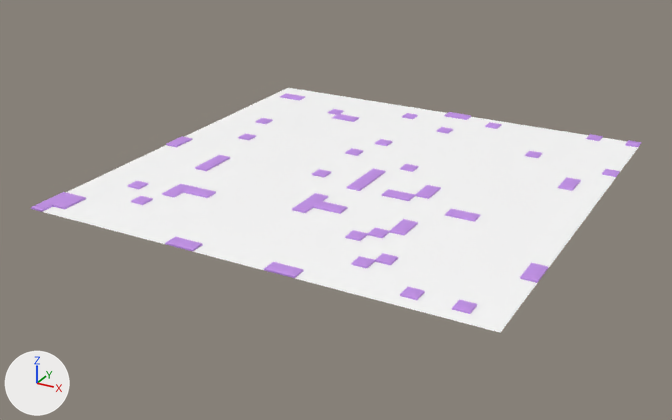
Renders of the glTF model client/asset/wrap/wrap.glb from each side of a commit.
Both versions are drawn from a camera (50 mm lens) standing at (1321.0, -2585.0, 1138.0) and looking at (-53.0, -87.0, -111.0). Arrows for +X, +Y and +Z are at lower left; the lights stay in place. Objects named as collision shapes, trigger or cutter boxes, shadow casters or lower levels of detail are left out. Where no turn or scale is listed for an object, it has been applied to the vertices.

Names of what the first picture shows: 'buildings', 'gnd'.
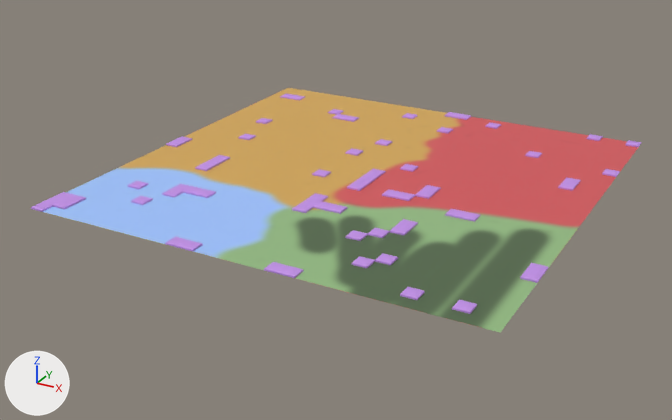
What differs and where, as boxes (x1, y1, x2, y2) in the pictures (672 x 420 px):
'gnd', surface changed: (43, 88, 638, 333) in both

Patch to the scene script:
```diff
--- a/client/asset/wrap/wrap.glb.py
+++ b/client/asset/wrap/wrap.glb.py
@@ img_gnd_dif @@
+img_gnd_dif = load_image('gnd_dif', '_unpacked/gnd_dif', 4096, 4096, 'sRGB')
@@ mat_gnd @@
 mat_gnd = principled_material('gnd')
-mat_gnd.base_color = (1.0, 1.0, 1.0)  # white #ffffff
+mat_gnd.texture = img_gnd_dif
 mat_gnd.roughness = 0.543
```
